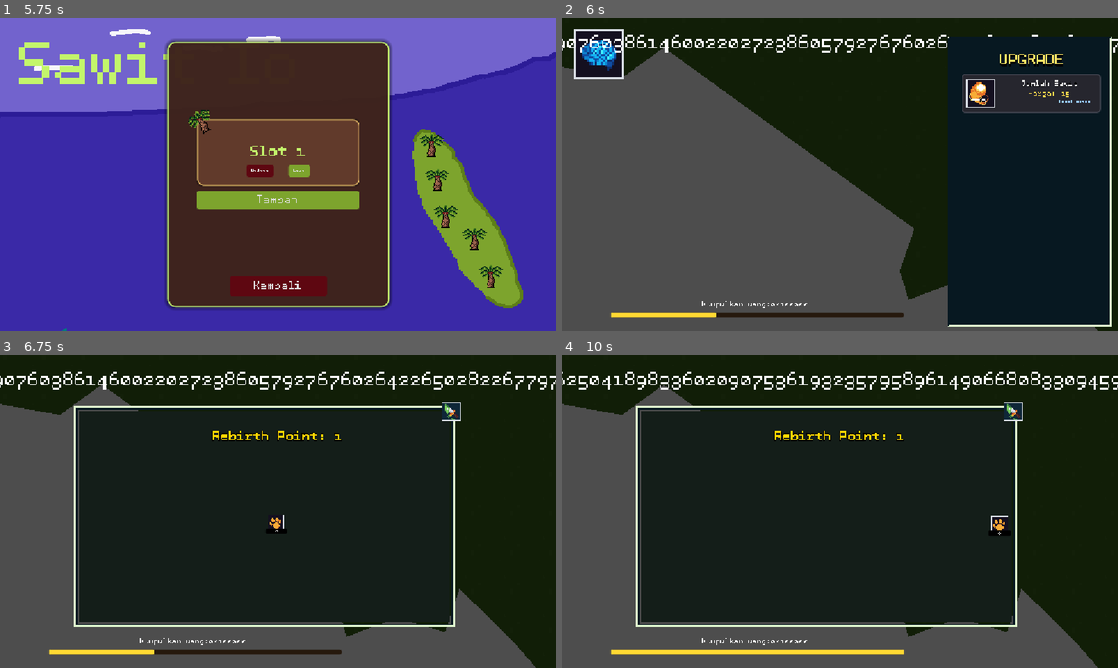
Above: before the commit, frames 1-4 (two rows, left to right).
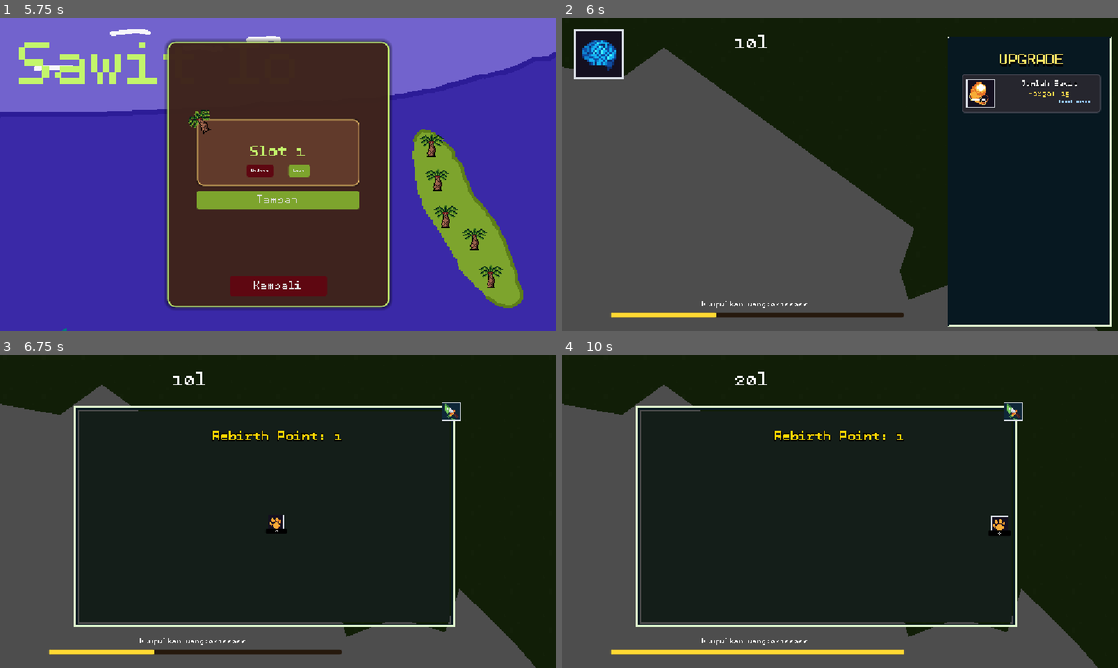
Above: after the commit, the same moments.

Repository: azizul987/Sawit-io
Game: Godot game, scene res://Scene/MainMenui.tscn
Two runs of this game, one before a commit and one after it. Both use one fixed random seed, a clock stepped at 60 frames per second and the inputs below. Sound files missing from this copy of the repository are replaced by a short silence.
Inputs (mouse positions are in pixels of both pictures, inside the frame that each line leads up to):
- Up to frame 1 (5.75 s): click "Mulai" at 0.5 s; tap Enter at 1.25 s; drag from (489, 274) to (444, 215) at 1.27 s; click "Tambah" at 2 s; click "Kembali" at 2.75 s; click "Mulai" at 3.5 s; drag from (472, 237) to (439, 180) at 4.27 s; move the mouse to (472, 237) at 5.02 s; hold Right (ui_right) from 5.03 s (still down); hold M (add_coin) from 5.03 s (still down); tap F (focus) at 5.1 s; click (472, 237) at 5.17 s
- Up to frame 2 (6 s): release Right (ui_right) at 5.75 s; release M (add_coin) at 5.75 s; click "Load" at 5.75 s
- Up to frame 3 (6.75 s): click (38, 392) at 6.5 s
- Up to frame 4 (10 s): click "0" at 7.25 s; click (840, 524) at 8 s; drag from (840, 511) to (673, 464) at 8.77 s; move the mouse to (1006, 558) at 9.52 s; hold Left (ui_left) from 9.53 s (still down); hold E (zoom_out) from 9.53 s (still down); tap M (add_coin) at 9.8 s

Frame 1 is identical in both runs. In frame 2, 1.0% of the frame differs, in the area x 0-100%, y 5-12%; in frame 3, 1.3%; in frame 4, 1.5%.

Commit message:
Update format_num to support algorithmic alphabet suffixes up to 1e300

Diff:
--- a/Logic/skrip/global/point.gd
+++ b/Logic/skrip/global/point.gd
@@ -98,7 +98,7 @@
 	if Debug.is_active():
 		if event.is_action_pressed("add_coin"):
 			# Gunakan penulisan .0 atau e supaya dibaca float. Jika tidak, akan dianggap Integer 64-bit yang limitnya cuma 9.22e18 dan otomatis minus (overflow)
-			Point.add_point(1e10000)
+			Point.add_point(1e70)
 		if event.is_action("delete_save"):
 			SaveManager.delete_current_save()
 
@@ -134,14 +134,33 @@
 
 
 
+func get_suffix(i: int) -> String:
+	var s: Array[String] = ["", "K", "M", "B", "T", "Qa", "Qi", "Sx", "Sp", "Oc", "No", "Dc"]
+	if i < s.size():
+		return s[i]
+
+	var alpha_idx = i - s.size()
+	# Generate a, b, c... z, aa, ab, ac... (mendukung sampai 1e300 ke atas)
+	var a_val = 97 # 'a' in ASCII
+	if alpha_idx < 26:
+		return String.chr(a_val + alpha_idx)
+	else:
+		var first = alpha_idx / 26 - 1
+		var second = alpha_idx % 26
+		return String.chr(a_val + first) + String.chr(a_val + second)
+
+
 func format_num(val: float) -> String:
 	var n: float = val
-	var s: Array[String] = ["", "K", "M", "B", "T", "Qa", "Qi", "Sx", "Sp", "Oc", "No", "Dc"]
 	var i: int = 0
-	while n >= 1000.0 and i < s.size() - 1:
-		n /= 1000.0; i += 1
+
+	while n >= 1000.0:
+		n /= 1000.0
+		i += 1
+
 	if i == 0: return "%.0f" % floor(n)
+	var suffix = get_suffix(i)
 	var t: String = "%.1f" % n
 	if t.ends_with(".0"):
-		return ("%.0f" % n) + s[i]
-	return t + s[i]
+		return ("%.0f" % n) + suffix
+	return t + suffix
